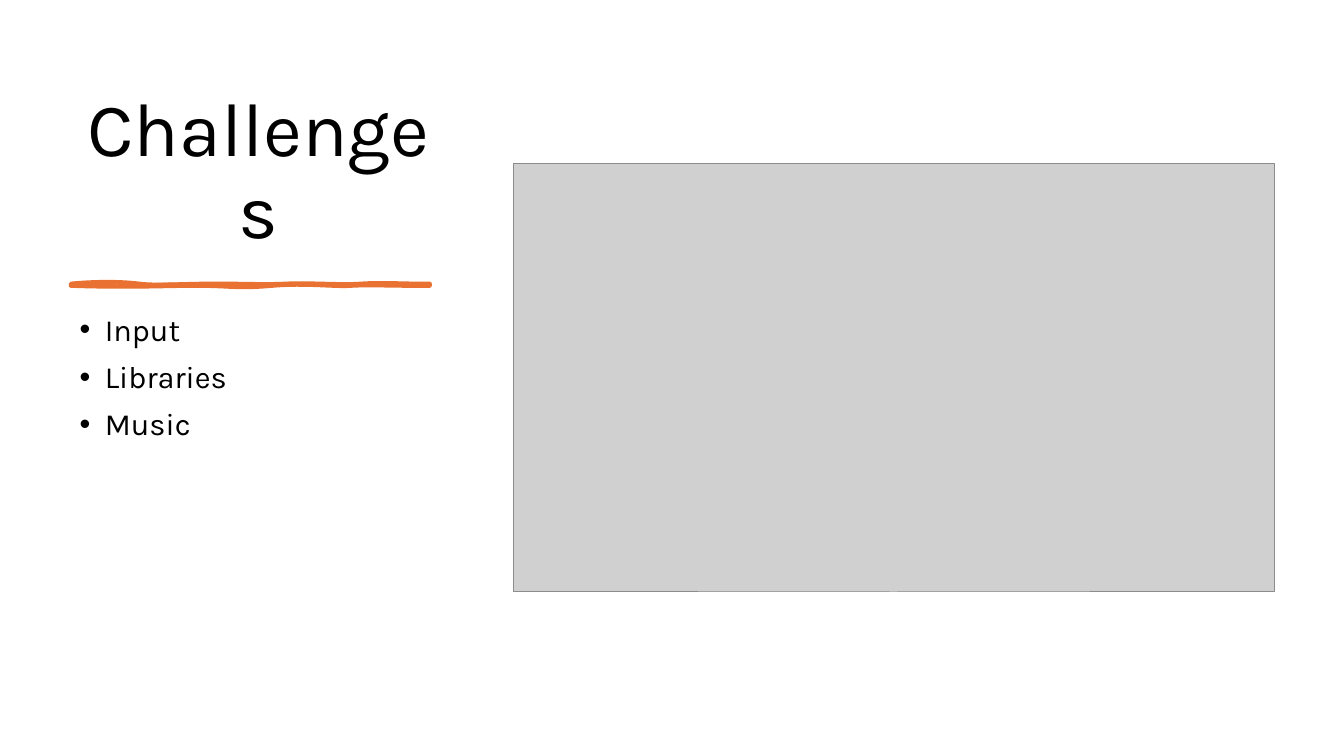
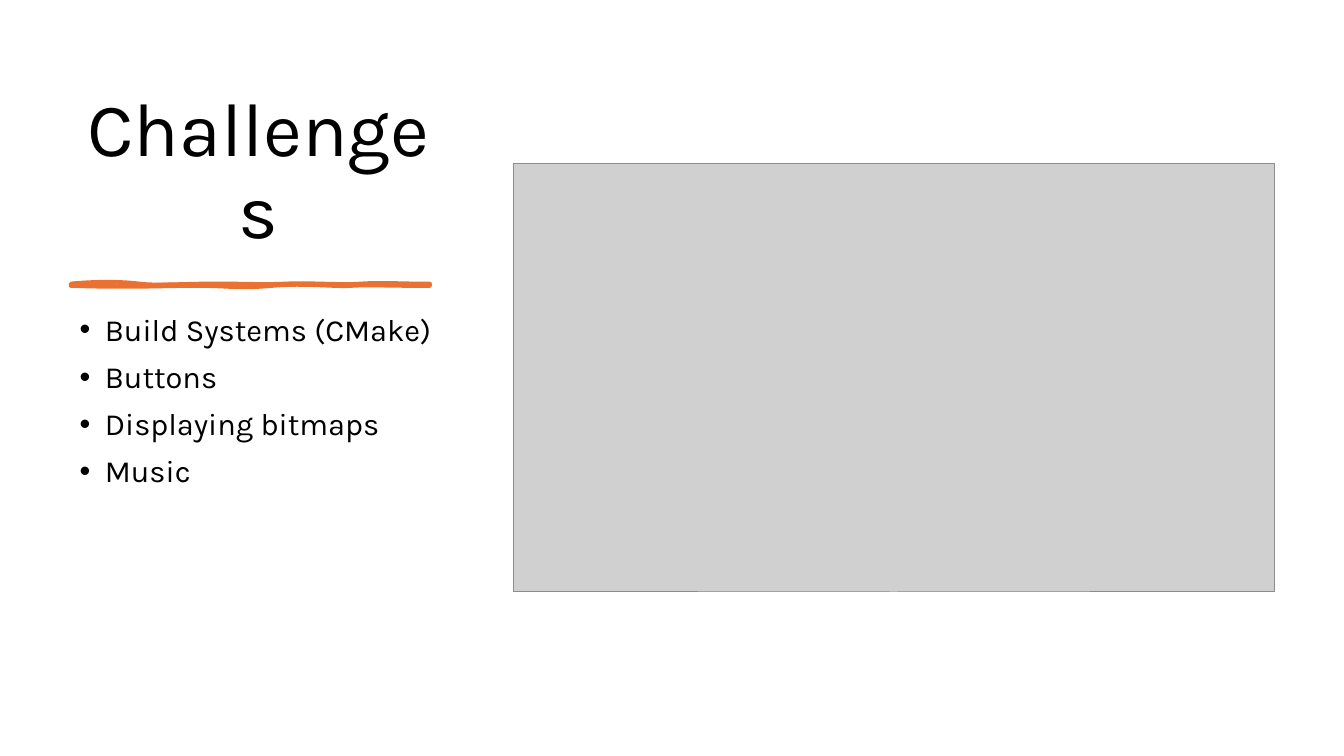
Before and after one commit to AlexMarggraf/Flooduino, a slide deck: slide 3 of recources/Final_Presentation.pptx. Drawn at 1344x756 pixels with LibreOffice and Linux fonts; fonts in the diff are those of the drawing; grey boxes stand for pictures. Boxes give left, top, right and bottom in pixels: in the first picture for what was removed or moved away, otherwise in the second. Text is boxed around its words. In the diff, an @@ line names an element or a change of style, - is before the commit and + after.

```diff
--- a/recources/Final_Presentation.pptx
+++ b/recources/Final_Presentation.pptx
@@ text at [105, 318, 431, 443]: text changed @@
-• Input
-• Libraries
+• Build Systems (CMake)
+• Buttons
+• Displaying bitmaps
```
Also in this commit, not shown: 1 other slide changed.
